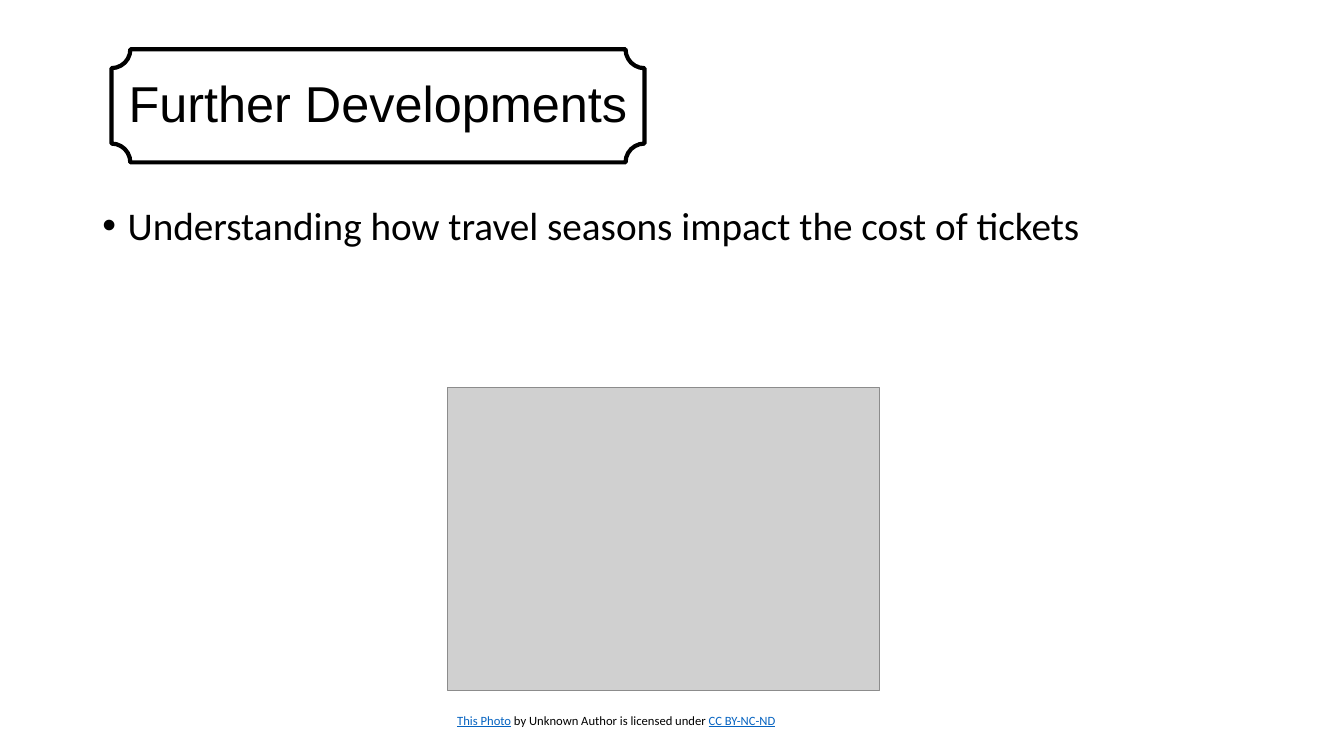
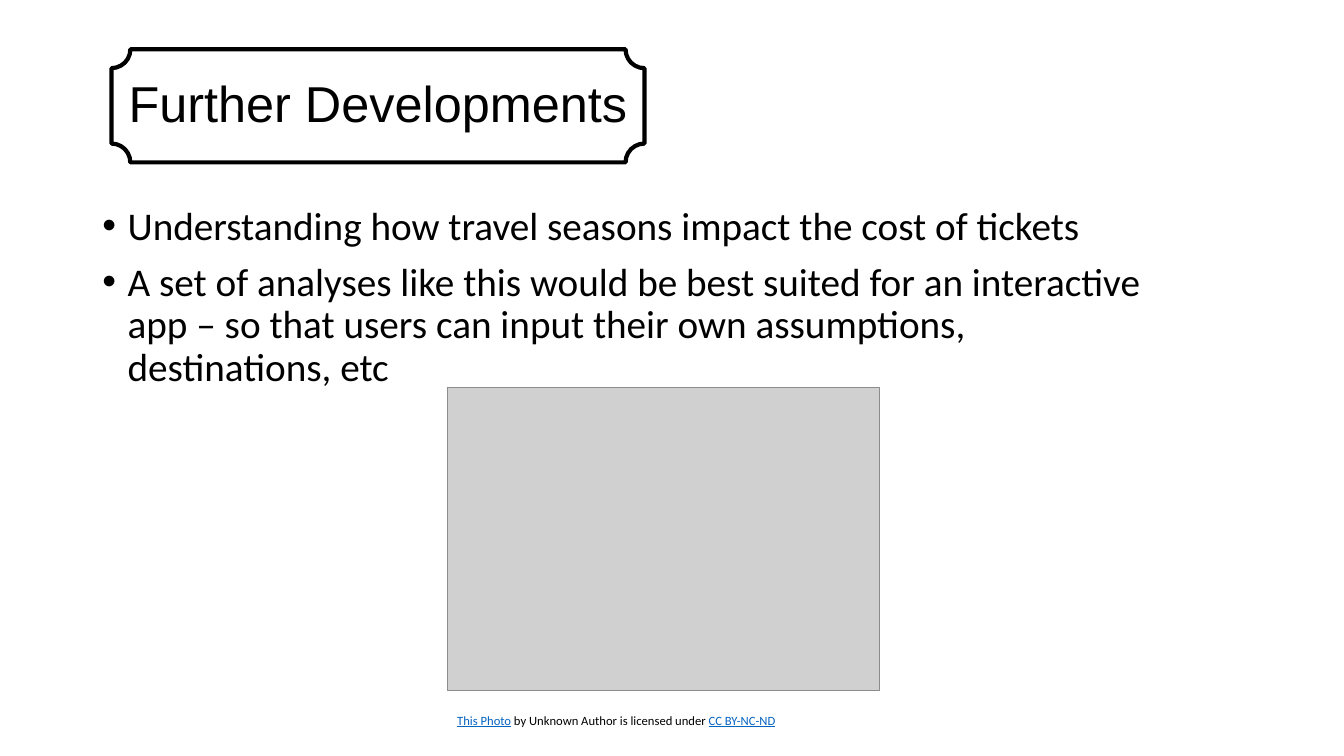
Before and after one commit to suyinlee23/MakeOverMonday_MAT_8790_LeazisLee, a slide deck: slide 15 of Trains vs Planes.pptx (slide 13 before the commit). Drawn at 1344x756 pixels with LibreOffice and Linux fonts; fonts in the diff are those of the drawing; grey boxes stand for pictures; background and template pictures are left out. Boxes give left, top, right and bottom in pixels: in the first picture for what was removed or moved away, otherwise in the second. Text is boxed around its words. In the diff, an @@ line names an element or a change of style, - is before the commit and + after.

```diff
--- a/Trains vs Planes.pptx
+++ b/Trains vs Planes.pptx
@@ text at box(128, 268, 1140, 386): paragraph added @@
+• A set of analyses like this would be best suited for an interactive app – so that users can input their own assumptions, destinations, etc
```
Also in this commit, not shown: 6 other slides changed, 3 slides added, 1 slide removed, 1 other file.
